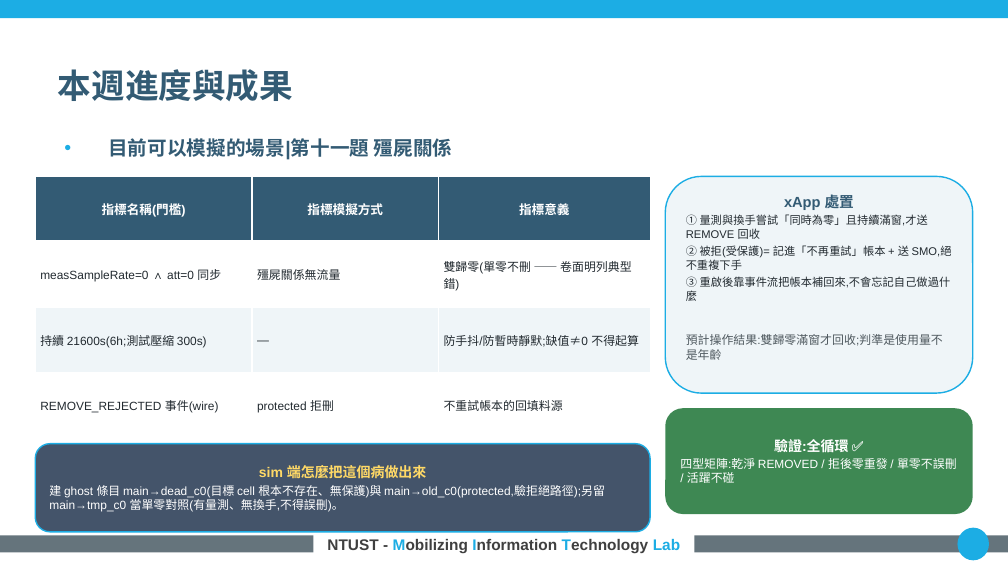
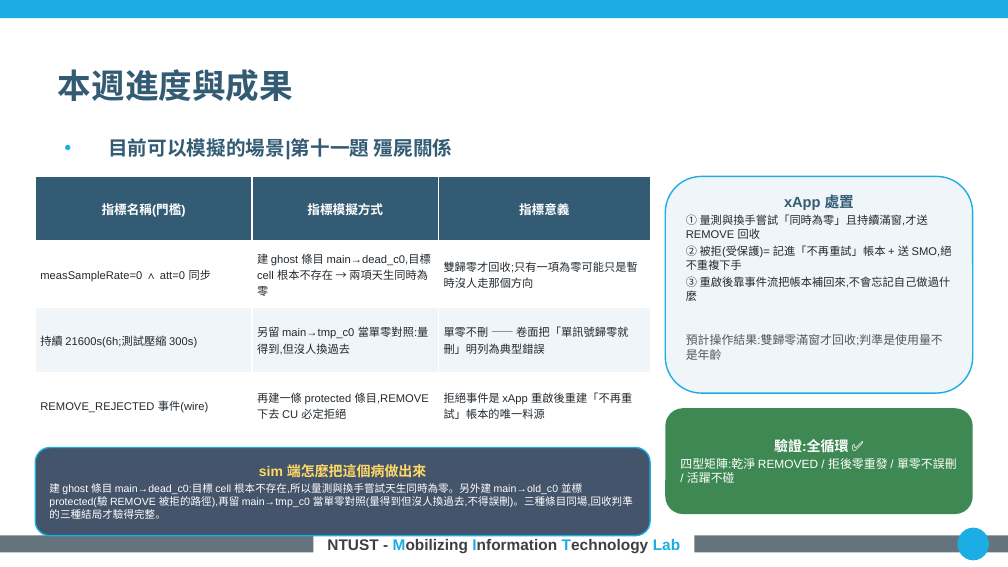
Before and after one commit to kimOuO/RAN-sim-OAI, a slide deck: slide 14 of docs/report/8_27_進度報告_v10十二題.pptx. Drawn at 1008x567 pixels with LibreOffice and Linux fonts; fonts in the diff are those of the drawing; background and template pictures are left out. Boxes give left, top, right and bottom in pixels: in the first picture for what was removed or moved away, otherwise in the second. Text is boxed around its words. In the diff, an @@ line names an element or a change of style, - is before the commit and + after.

```diff
--- a/docs/report/8_27_進度報告_v10十二題.pptx
+++ b/docs/report/8_27_進度報告_v10十二題.pptx
@@ table at [35, 176, 650, 438] @@
-row 2, column 2: 殭屍關係無流量
+row 2, column 2: 建 ghost 條目 main→dead_c0,目標 cell 根本不存在 → 兩項天生同時為零
-row 2, column 3: 雙歸零(單零不刪 —— 卷面明列典型錯)
+row 2, column 3: 雙歸零才回收;只有一項為零可能只是暫時沒人走那個方向
-row 3, column 2: —
+row 3, column 2: 另留 main→tmp_c0 當單零對照:量得到,但沒人換過去
-row 3, column 3: 防手抖/防暫時靜默;缺值≠0 不得起算
+row 3, column 3: 單零不刪 —— 卷面把「單訊號歸零就刪」明列為典型錯誤
-row 4, column 2: protected 拒刪
+row 4, column 2: 再建一條 protected 條目,REMOVE 下去 CU 必定拒絕
-row 4, column 3: 不重試帳本的回填料源
+row 4, column 3: 拒絕事件是 xApp 重啟後重建「不再重試」帳本的唯一料源
@@ size 8.5 to 8 pt in "measSampleRate=0 ∧ att=0 同步", "持續 21600s(6h;測試壓縮 300s)", "REMOVE_REJECTED 事件(wire)" @@
@@ rounded rectangle "sim 端怎麼把這個病做出來": place and size @@
-rounded rectangle "sim 端怎麼把這個病做出來" at [35, 444, 650, 531]
+rounded rectangle "sim 端怎麼把這個病做出來" at [35, 448, 650, 535]
@@ text in rounded rectangle at [49, 483, 633, 519]: text changed; size 8.5 to 7.5 pt @@
-建 ghost 條目 main→dead_c0(目標 cell 根本不存在、無保護)與 main→old_c0(protected,驗拒絕路徑);另留 main→tmp_c0 當單零對照(有量測、無換手,不得誤刪)。
+建 ghost 條目 main→dead_c0:目標 cell 根本不存在,所以量測與換手嘗試天生同時為零。另外建 main→old_c0 並標 protected(驗 REMOVE 被拒的路徑),再留 main→tmp_c0 當單零對照(量得到但沒人換過去,不得誤刪)。三種條目同場,回收判準的三種結局才驗得完整。
```
Also in this commit, not shown: 12 other slides changed.
